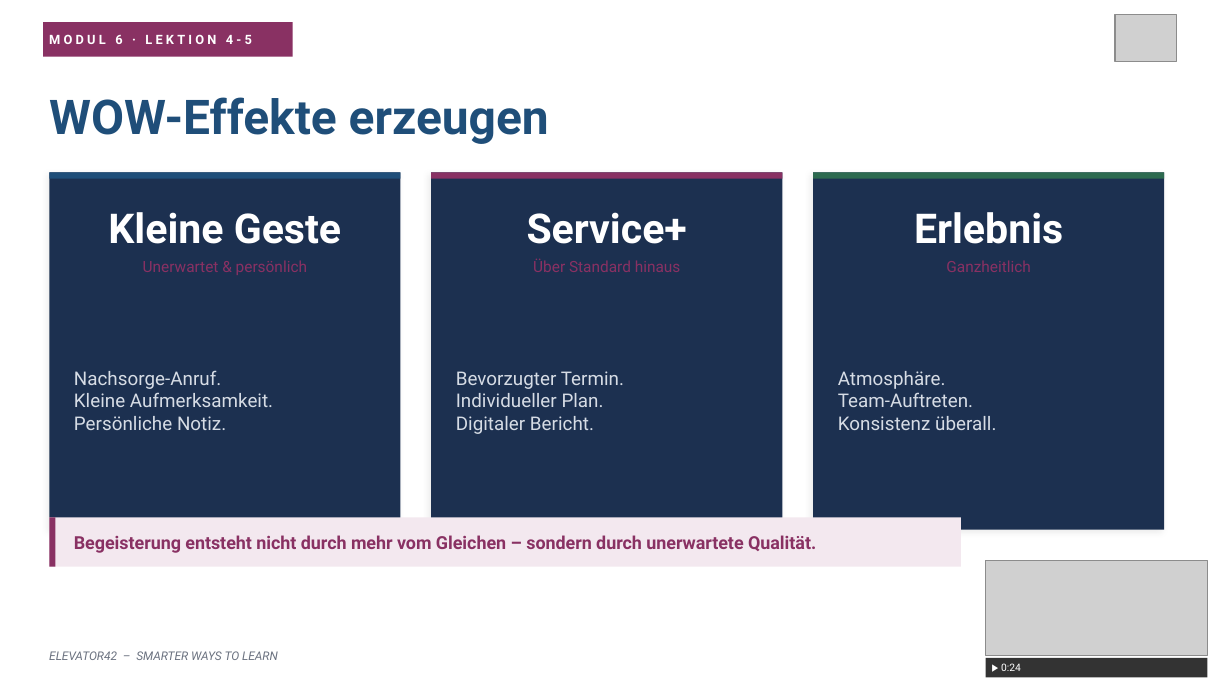
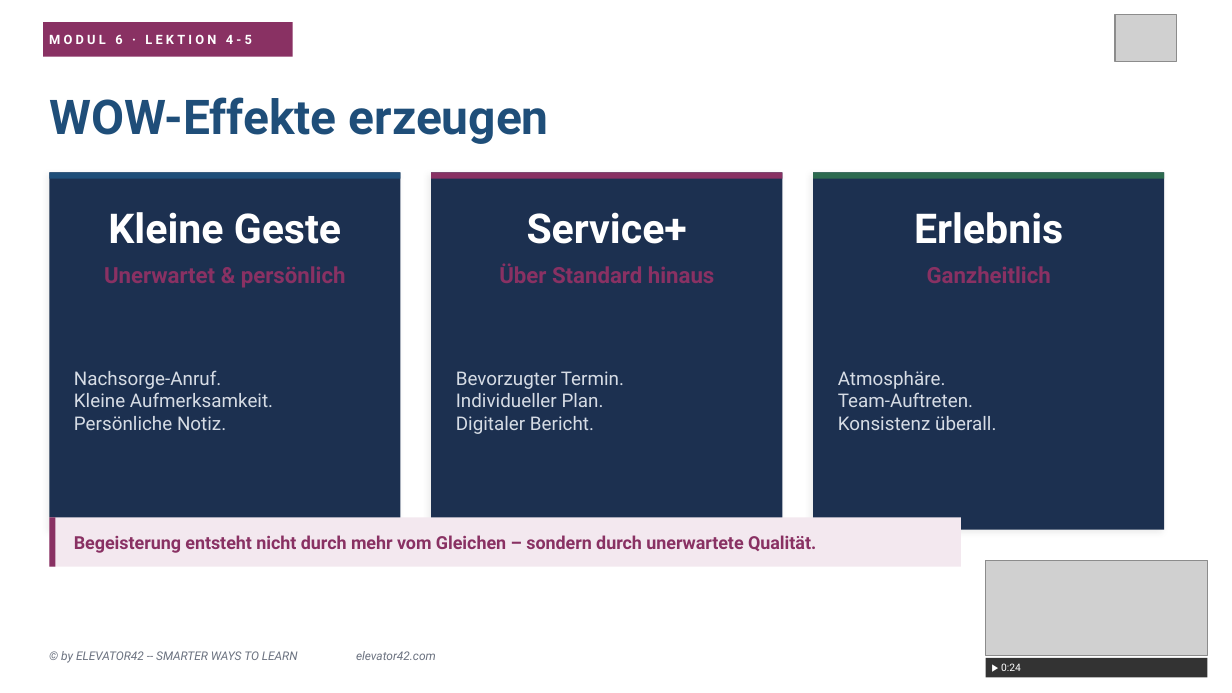
Before and after one commit to Dereinkommensberater/elevator42-kurs, a slide deck: slide 6 of praesentationen-pptx/Elevator42_Modul6_Slides.pptx (slide 5 before the commit). Drawn at 1232x693 pixels with LibreOffice and Linux fonts; fonts in the diff are those of the drawing; grey boxes stand for pictures; background and template pictures are left out. Boxes give left, top, right and bottom in pixels: in the first picture for what was removed or moved away, otherwise in the second. Text is boxed around its words. In the diff, an @@ line names an element or a change of style, - is before the commit and + after.

```diff
--- a/praesentationen-pptx/Elevator42_Modul6_Slides.pptx
+++ b/praesentationen-pptx/Elevator42_Modul6_Slides.pptx
@@ size 9 to 13 pt, bold on in 3 elements at bbox=[104, 266, 346, 288], bbox=[499, 263, 714, 283], bbox=[927, 266, 1051, 283] @@
@@ text at bbox=[61, 651, 436, 663]: text changed @@
-ELEVATOR42 – SMARTER WAYS TO LEARN
+© by ELEVATOR42 -- SMARTER WAYS TO LEARN elevator42.com
```
Also in this commit, not shown: 5 other slides changed, 2 slides added, 1 slide removed, 53 other files.
